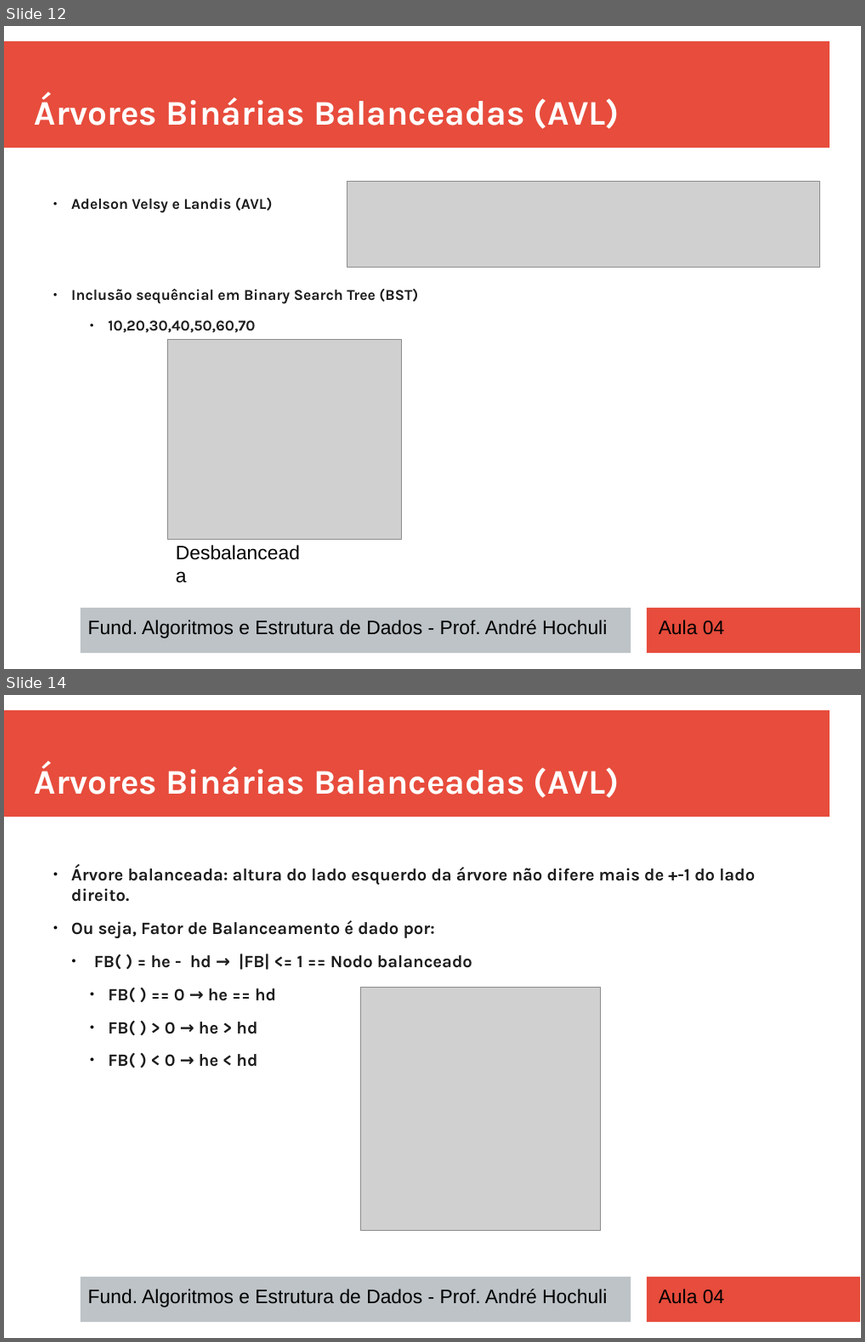
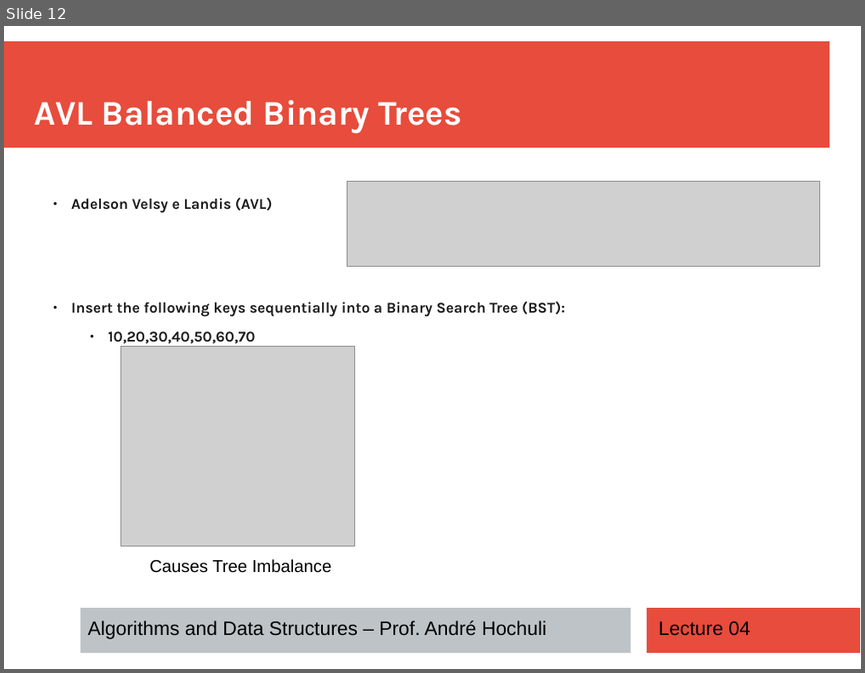
Before and after one commit to andrehochuli/teaching, a slide deck: DataStructuresAndAlgorithms/Lecture 04 - Trees/Aula 04 - Trees.pptx. Shown one above the other, each under a label of ours: slides 12 and 14 before the commit, slide 12 after it; the slides between them are not shown. The pictures are 865x1342 and 865x673 pixels, drawn with LibreOffice and Linux fonts; fonts in the diff are those of the drawing; grey boxes stand for pictures. Boxes give left, top, right and bottom in pixels: in the first picture for what was removed or moved away, otherwise in the second. Text is boxed around its words. In the diff, an @@ line names an element or a change of style, - is before the commit and + after.

```diff
--- a/DataStructuresAndAlgorithms/Lecture 04 - Trees/Aula 04 - Trees.pptx
+++ b/DataStructuresAndAlgorithms/Lecture 04 - Trees/Aula 04 - Trees.pptx
@@ slide 14 removed at (4,695,861,1338), background #FFFFFF; not listed: 3 template elements that a slide beside it also shows @@
@@ text removed at (35,763,619,798) @@
-Árvores Binárias Balanceadas (AVL)
@@ text removed at (71,864,755,1067) @@
-  ● Árvore balanceada: altura do lado esquerdo da árvore não difere mais de +-1 do lado direito.
-  ● Ou seja, Fator de Balanceamento é dado por:
-    ● FB( ) = he - hd → |FB| <= 1 == Nodo balanceado
-      ● FB( ) == 0 → he == hd
-      ● FB( ) > 0 → he > hd
-      ● FB( ) < 0 → he < hd
@@ picture removed at (360,987,601,1231) @@
@@ text removed at (88,1288,607,1307) @@
-Fund. Algoritmos e Estrutura de Dados - Prof. André Hochuli
@@ text removed at (658,1288,724,1304) @@
-Aula 04
@@ slide 12 changed as well @@
@@ text at (35,100,462,133): text changed @@
-Árvores Binárias Balanceadas (AVL)
+AVL Balanced Binary Trees
@@ text at (71,301,565,317): text changed @@
-  ● Inclusão sequêncial em Binary Search Tree (BST)
+  ● Insert the following keys sequentially into a Binary Search Tree (BST):
@@ picture: place and size @@
-picture at (167,340,401,539)
+picture at (120,346,355,546)
@@ text at (149,559,331,573): text changed; size 18 to 16 pt @@
-Desbalanceada
+Causes Tree Imbalance
@@ text at (88,620,546,639): text changed @@
-Fund. Algoritmos e Estrutura de Dados - Prof. André Hochuli
+Algorithms and Data Structures – Prof. André Hochuli
@@ text at (658,621,749,635): text changed @@
-Aula 04
+Lecture 04
```
Also in this commit, not shown: 5 other slides changed, 18 slides added, 18 other slides removed, 2 other files.
